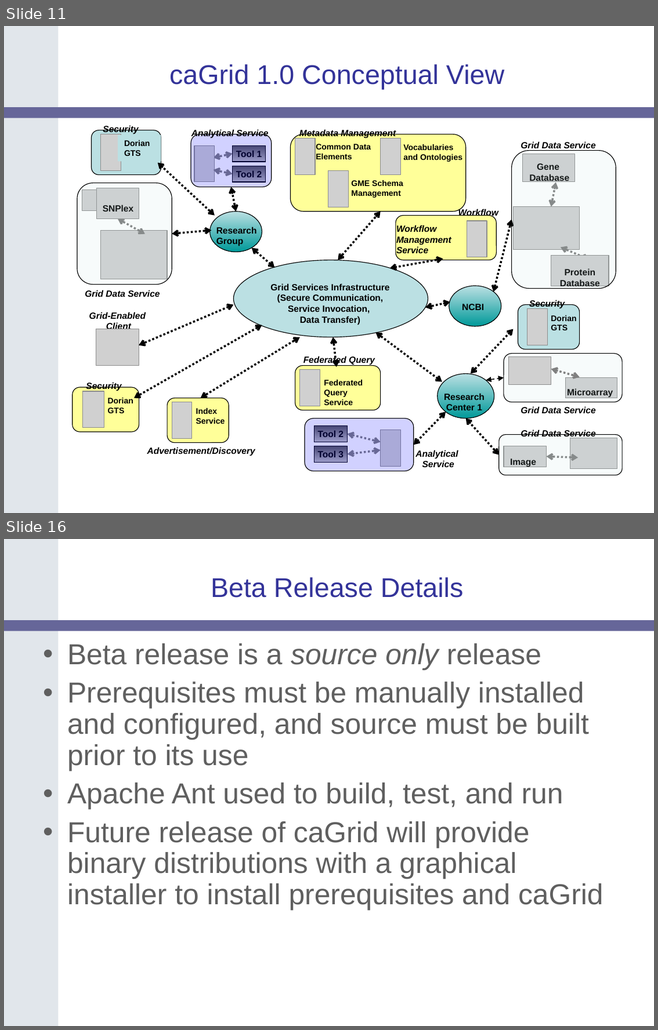
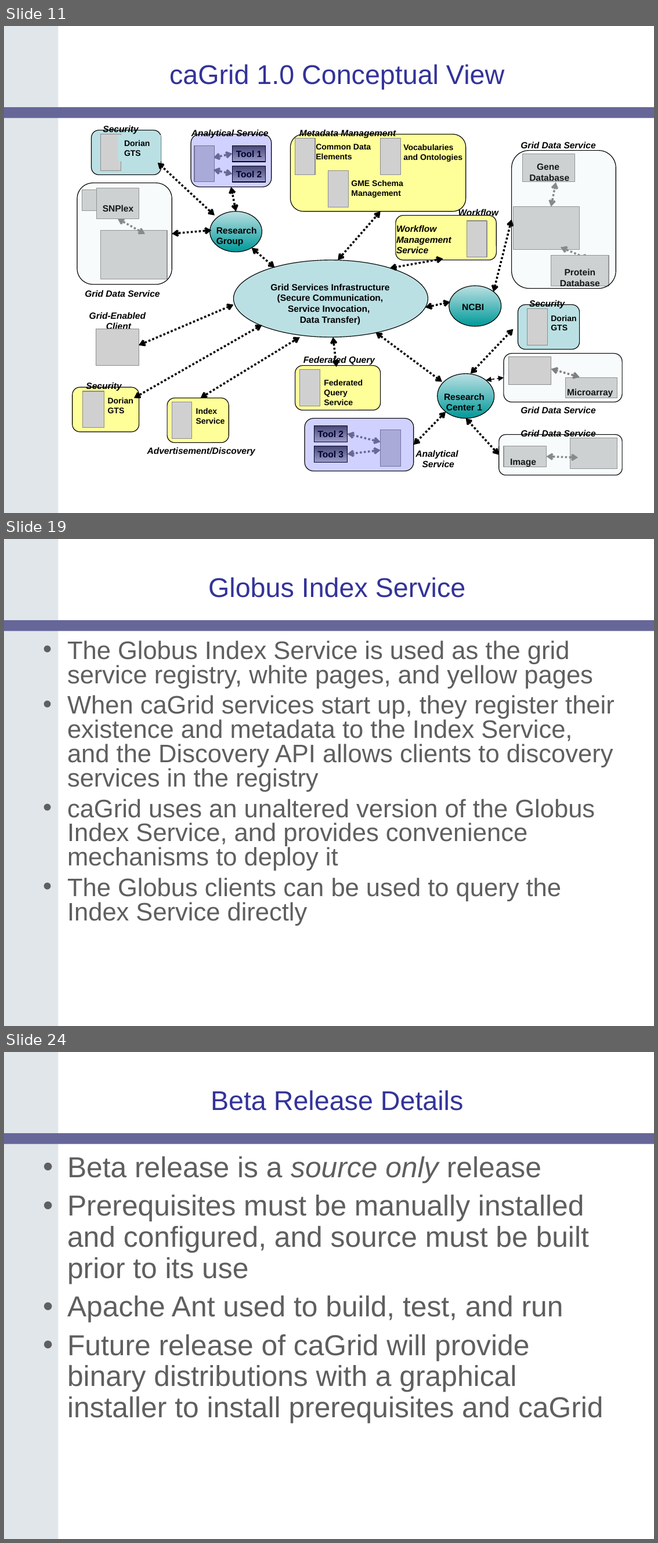
Before and after one commit to NCIP/cagrid-portal, a slide deck: cagrid-1-0/Documentation/presentations/200607_VCDE_ARCH/caGrid-1.0_Beta_Release.ppt. Shown one above the other, each under a label of ours: slides 11 and 16 before the commit, slides 11, 19 and 24 after it; the slides between them are not shown. The pictures are 658x1030 and 658x1543 pixels, drawn with LibreOffice and Linux fonts; fonts in the diff are those of the drawing; grey boxes stand for pictures; background and template pictures are left out. Boxes give left, top, right and bottom in pixels: in the first picture for what was removed or moved away, otherwise in the second. Text is boxed around its words. In the diff, an @@ line names an element or a change of style, - is before the commit and + after.

```diff
--- a/cagrid-1-0/Documentation/presentations/200607_VCDE_ARCH/caGrid-1.0_Beta_Release.ppt
+++ b/cagrid-1-0/Documentation/presentations/200607_VCDE_ARCH/caGrid-1.0_Beta_Release.ppt
@@ slide 19 added at [4, 539, 654, 1026], background #FFFFFF; not listed: 2 template elements that a slide beside it also shows @@
@@ title added at [208, 577, 465, 598], 30 pt, text #333399 @@
+Globus Index Service
@@ text added at [67, 641, 614, 926], 28 pt, text #5F5F5F @@
+• The Globus Index Service is used as the grid service registry, white pages, and yellow pages
+• When caGrid services start up, they register their existence and metadata to the Index Service, and the Discovery API allows clients to discovery services in the registry
+• caGrid uses an unaltered version of the Globus Index Service, and provides convenience mechanisms to deploy it
+• The Globus clients can be used to query the Index Service directly
@@ what was slide 16 is now slide 24 @@
```
Also in this commit, not shown: 2 slides changed, 13 other slides added, 6 slides removed.
